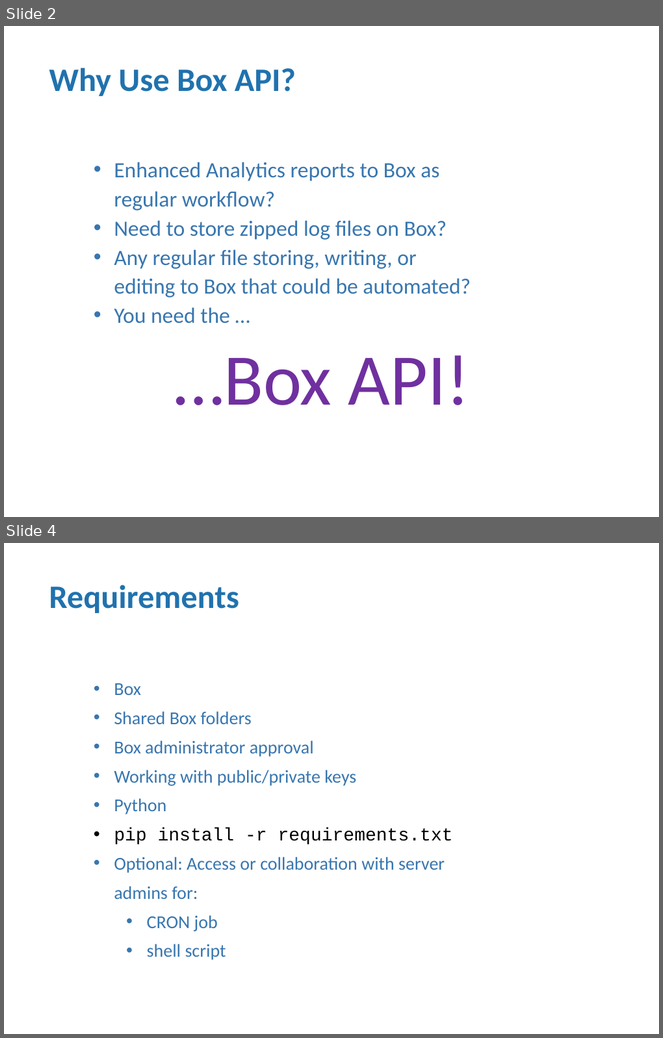
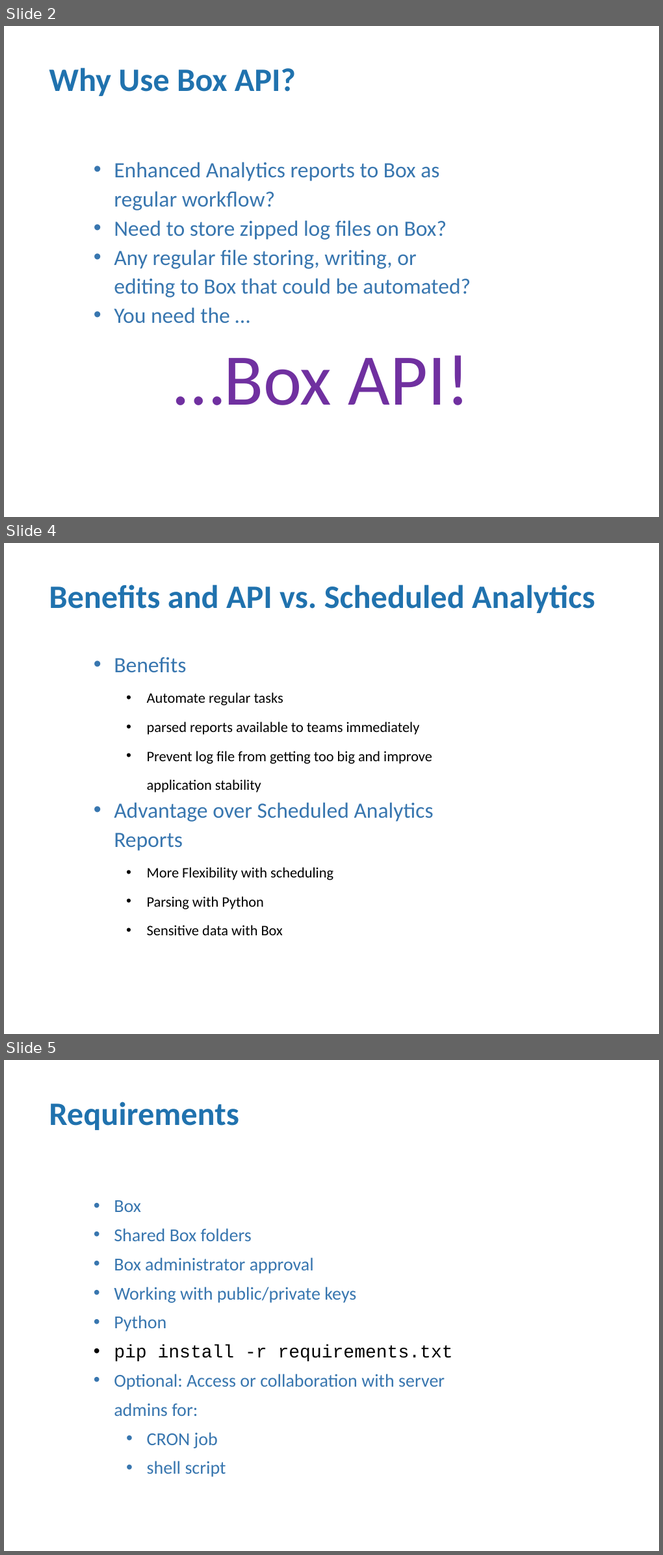
Before and after one commit to TuftsUniversity/box-api-access, a slide deck: Automating Workflows with the Box API.pptx. Shown one above the other, each under a label of ours: slides 2 and 4 before the commit, slides 2, 4 and 5 after it; the slides between them are not shown. The pictures are 663x1038 and 663x1555 pixels, drawn with LibreOffice and Linux fonts; fonts in the diff are those of the drawing; background and template pictures are left out. Boxes give left, top, right and bottom in pixels: in the first picture for what was removed or moved away, otherwise in the second. Text is boxed around its words. In the diff, an @@ line names an element or a change of style, - is before the commit and + after.

```diff
--- a/Automating Workflows with the Box API.pptx
+++ b/Automating Workflows with the Box API.pptx
@@ slide 4 added at [4, 543, 659, 1034], background picture (left out) @@
@@ text added at [49, 585, 595, 613], 36 pt, text #2072AE, bold @@
+Benefits and API vs. Scheduled Analytics
@@ text added at [114, 657, 434, 936], 16 pt, text #000000 @@
+• Benefits
+  • Automate regular tasks
+  • parsed reports available to teams immediately
+  • Prevent log file from getting too big and improve application stability
+• Advantage over Scheduled Analytics Reports
+  • More Flexibility with scheduling
+  • Parsing with Python
+  • Sensitive data with Box
@@ what was slide 4 is now slide 5 @@
```
Also in this commit, not shown: 1 slide changed.
